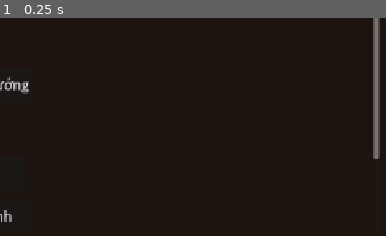
Above: before the commit, frame 1.
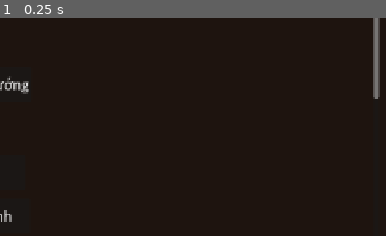
Above: after the commit, the same moment.

Repository: quanace11/MountBladeMobile
Game: Godot game, scene res://scenes/main_menu.tscn
Two runs of this game, one before a commit and one after it. Both use one fixed random seed, a clock stepped at 60 frames per second and the inputs below.
Inputs:
- Up to frame 1 (0.25 s): no input
The pictures show only the part of the screen within x 50-100%, y 42-92%; the shares and areas given below are measured in that part.

The runs differ from the first frame. In frame 1, 0.5% of the frame differs, in the area x 96-99%, y 36-65%.

Commit message:
Thêm chế độ vượt tháp PvE: tầng 1 đấu 1 vs 1 tới tầng 10 đấu 1 vs 10
Co-Authored-By: Claude Opus 5.5 <noreply@anthropic.com>
Claude-Session: https://claude.ai/code/session_01QffKCiQW5anejDDqaZEpCo

Diff:
--- a/src/core/game.gd
+++ b/src/core/game.gd
@@ -16,6 +16,13 @@
 var control_mode: int = ControlPrefs.Mode.FREE
 var custom_controls := ControlPrefs.new()
 
+## Chế độ vượt tháp (PvE): tầng N đấu 1 vs N, thắng thì lên tầng tiếp, tới tầng TOWER_FLOORS.
+const TOWER_FLOORS := 10
+var tower_mode: bool = false
+var tower_floor: int = 1
+## Tầng cao nhất đã qua (0 = chưa qua tầng nào). Được chọn mọi tầng tới tower_best + 1.
+var tower_best: int = 0
+
 
 func _ready() -> void:
 	custom_controls.block_scheme = ConfigDB.input.block_scheme
@@ -24,7 +31,21 @@
 
 
 func current_match() -> MatchDef:
+	if tower_mode:
+		return tower_match(tower_floor)
 	return ConfigDB.matches.get(match_id)
+
+
+## Trận của một tầng tháp: tầng n có n địch, lần lượt các tướng trong config/characters.
+func tower_match(floor_no: int) -> MatchDef:
+	var keys := ConfigDB.sorted_keys(ConfigDB.characters)
+	var md := MatchDef.new()
+	md.id = StringName("tower_%d" % floor_no)
+	md.display_name = "Tầng %d: 1 đấu %d" % [floor_no, floor_no]
+	md.player_character = ConfigDB.characters.get(player_character_id, ConfigDB.characters[keys[0]])
+	for i in floor_no:
+		md.enemy_characters.append(ConfigDB.characters[keys[(i + 1) % keys.size()]])
+	return md
 
 
 func current_bot() -> BotProfile:
@@ -60,6 +81,26 @@
 	get_tree().change_scene_to_file(MATCH_SCENE)
 
 
+## Vào trận thường (chọn ở dòng "Trận" trong menu).
+func start_normal_match() -> void:
+	tower_mode = false
+	start_match()
+
+
+## Vào một tầng tháp (chỉ được chọn tầng đã mở).
+func start_tower(floor_no: int) -> void:
+	tower_mode = true
+	tower_floor = clampi(floor_no, 1, mini(tower_best + 1, TOWER_FLOORS))
+	start_match()
+
+
+## Gọi khi thắng một tầng: mở khoá tầng tiếp theo.
+func tower_cleared() -> void:
+	if tower_mode and tower_floor > tower_best:
+		tower_best = tower_floor
+		save_settings()
+
+
 func back_to_menu() -> void:
 	get_tree().change_scene_to_file(MENU_SCENE)
 
@@ -73,6 +114,7 @@
 	cfg.set_value("game", "quality", quality_id)
 	cfg.set_value("game", "fps30", fps_cap_30)
 	cfg.set_value("game", "control_mode", control_mode)
+	cfg.set_value("game", "tower_best", tower_best)
 	custom_controls.save(cfg, "custom_controls")
 	cfg.save(SETTINGS_PATH)
 
@@ -88,4 +130,5 @@
 	quality_id = cfg.get_value("game", "quality", quality_id)
 	fps_cap_30 = cfg.get_value("game", "fps30", fps_cap_30)
 	control_mode = cfg.get_value("game", "control_mode", control_mode)
+	tower_best = clampi(cfg.get_value("game", "tower_best", tower_best), 0, TOWER_FLOORS)
 	custom_controls.load_from(cfg, "custom_controls")
--- a/src/core/match_runner.gd
+++ b/src/core/match_runner.gd
@@ -4,6 +4,7 @@
 ## Chạy sim theo tick cố định; hình ảnh nội suy giữa hai tick.
 
 const MAX_STEPS_PER_FRAME := 5
+const ENEMIES_PER_ROW := 5
 
 var sim: MatchSim
 var sources: Array[CommandSource] = []
@@ -28,10 +29,13 @@
 	var md := Game.current_match()
 	var half := cfg.spawn_distance * 0.5
 	player_id = sim.add_fighter(Game.player_character(), 0, Vector2(0, half), FighterState.yaw_from_direction(Vector2(0, -1)))
+	# Địch đứng thành hàng ngang, mỗi hàng tối đa ENEMIES_PER_ROW người, hàng sau lùi xa hơn.
 	var n := md.enemy_characters.size()
 	for i in n:
-		var spread := (i - (n - 1) * 0.5) * 2.0
-		sim.add_fighter(md.enemy_characters[i], 1, Vector2(spread, -half), FighterState.yaw_from_direction(Vector2(0, 1)))
+		var row := i / ENEMIES_PER_ROW
+		var in_row := mini(n - row * ENEMIES_PER_ROW, ENEMIES_PER_ROW)
+		var spread := (i % ENEMIES_PER_ROW - (in_row - 1) * 0.5) * 2.0
+		sim.add_fighter(md.enemy_characters[i], 1, Vector2(spread, -half - row * 2.5), FighterState.yaw_from_direction(Vector2(0, 1)))
 
 	ArenaBuilder.build(self, cfg, quality, ConfigDB.arena)
 
--- a/src/ui/hud.gd
+++ b/src/ui/hud.gd
@@ -11,6 +11,8 @@
 var _mode_btn: Button
 var _end_panel: PanelContainer
 var _end_label: Label
+var _again_btn: Button
+var _next_btn: Button
 ## Thanh thể lực nháy đỏ khi bấm chém/lăn mà không đủ thể lực.
 var _stamina_flash := 0.0
 ## Viền đỏ khi bị chém trúng; máu thấp thì viền đỏ mờ luôn hiện.
@@ -50,6 +52,13 @@
 	_fps_label = Label.new()
 	_fps_label.add_theme_font_size_override("font_size", 18)
 	top.add_child(_fps_label)
+
+	if Game.tower_mode:
+		var floor_label := Label.new()
+		floor_label.text = "Tháp: tầng %d/%d" % [Game.tower_floor, Game.TOWER_FLOORS]
+		floor_label.add_theme_font_size_override("font_size", 22)
+		floor_label.add_theme_color_override("font_color", Color(0.95, 0.75, 0.3))
+		top.add_child(floor_label)
 
 	_mode_btn = _button("")
 	_mode_btn.pressed.connect(_cycle_mode)
@@ -130,9 +139,13 @@
 	_end_label.horizontal_alignment = HORIZONTAL_ALIGNMENT_CENTER
 	_end_label.add_theme_font_size_override("font_size", 44)
 	box.add_child(_end_label)
-	var again := _button("Đánh lại")
-	again.pressed.connect(Game.start_match)
-	box.add_child(again)
+	_next_btn = _button("")
+	_next_btn.visible = false
+	_next_btn.pressed.connect(func(): Game.start_tower(Game.tower_floor + 1))
+	box.add_child(_next_btn)
+	_again_btn = _button("Đánh lại")
+	_again_btn.pressed.connect(Game.start_match)
+	box.add_child(_again_btn)
 	var menu := _button("Về menu")
 	menu.pressed.connect(Game.back_to_menu)
 	box.add_child(menu)
@@ -143,10 +156,23 @@
 
 
 func _on_match_over(winner_team: int) -> void:
+	var won := winner_team == 0
+	# Mở tầng tiếp ngay khi thắng, kể cả khi người chơi bấm Menu trước khi bảng kết thúc hiện.
+	if won:
+		Game.tower_cleared()
 	await get_tree().create_timer(END_PANEL_DELAY).timeout
 	if not is_inside_tree():
 		return
-	_end_label.text = "THẮNG!" if winner_team == 0 else "THUA"
+	_end_label.text = "THẮNG!" if won else "THUA"
+	if Game.tower_mode:
+		var top_floor := Game.tower_floor >= Game.TOWER_FLOORS
+		if won:
+			_end_label.text = "ĐÃ VƯỢT THÁP!" if top_floor else "QUA TẦNG %d!" % Game.tower_floor
+		else:
+			_end_label.text = "THUA Ở TẦNG %d" % Game.tower_floor
+		_next_btn.visible = won and not top_floor
+		_next_btn.text = "Lên tầng %d (1 đấu %d)" % [Game.tower_floor + 1, Game.tower_floor + 1]
+		_again_btn.text = "Đánh lại tầng %d" % Game.tower_floor
 	_end_panel.visible = true
 	_end_panel.reset_size()
 	_end_panel.position = (get_viewport_rect().size - _end_panel.size) * 0.5
--- a/src/ui/main_menu.gd
+++ b/src/ui/main_menu.gd
@@ -57,8 +57,10 @@
 	start.text = "VÀO TRẬN"
 	start.custom_minimum_size = Vector2(280, 72)
 	start.add_theme_font_size_override("font_size", 30)
-	start.pressed.connect(Game.start_match)
+	start.pressed.connect(Game.start_normal_match)
 	box.add_child(start)
+
+	_build_tower(box)
 
 	var help := Label.new()
 	help.text = "Tay trái: joystick di chuyển. Tay phải: giữ nút CHÉM và kéo về hướng muốn chém (lên = bổ, xuống = đâm, tr …(342 unchanged characters)…
@@ -66,6 +68,32 @@
 	help.add_theme_font_size_override("font_size", 18)
 	help.add_theme_color_override("font_color", Color(0.85, 0.8, 0.7))
 	box.add_child(help)
+
+
+## Vượt tháp: tầng N đấu 1 vs N. Tầng chưa mở thì khoá, thắng tầng trước mới mở tầng sau.
+func _build_tower(parent: Control) -> void:
+	var head := Label.new()
+	head.text = "VƯỢT THÁP  ·  đã qua %d/%d tầng" % [Game.tower_best, Game.TOWER_FLOORS]
+	head.add_theme_font_size_override("font_size", 28)
+	head.add_theme_color_override("font_color", Color(0.95, 0.75, 0.3))
+	parent.add_child(head)
+	var grid := GridContainer.new()
+	grid.columns = 5
+	grid.add_theme_constant_override("h_separation", 10)
+	grid.add_theme_constant_override("v_separation", 10)
+	parent.add_child(grid)
+	var open_floor := mini(Game.tower_best + 1, Game.TOWER_FLOORS)
+	for n in range(1, Game.TOWER_FLOORS + 1):
+		var b := Button.new()
+		b.text = "Tầng %d\n1 vs %d" % [n, n]
+		if n <= Game.tower_best:
+			b.add_theme_color_override("font_color", Color(0.6, 1.0, 0.6))
+		b.disabled = n > open_floor
+		b.custom_minimum_size = Vector2(150, 72)
+		b.add_theme_font_size_override("font_size", 20)
+		b.focus_mode = Control.FOCUS_NONE
+		b.pressed.connect(func(): Game.start_tower(n))
+		grid.add_child(b)
 
 
 ## Các tuỳ chỉnh cho chế độ "Tự chỉnh". Chỉ hiện khi chọn chế độ đó.
--- a/tests/test_bots.gd
+++ b/tests/test_bots.gd
@@ -32,3 +32,9 @@
 func test_bot_1v3_finishes() -> void:
 	var sim := _bot_match(3)
 	check(sim.state.finished, "trận 1 vs 3 giữa các bot phải kết thúc trong 5 phút")
+
+
+## Tầng cao nhất của chế độ vượt tháp.
+func test_bot_1v10_finishes() -> void:
+	var sim := _bot_match(10)
+	check(sim.state.finished, "trận 1 vs 10 (tầng 10 của tháp) phải kết thúc trong 5 phút")
Not shown, changed: README.md
